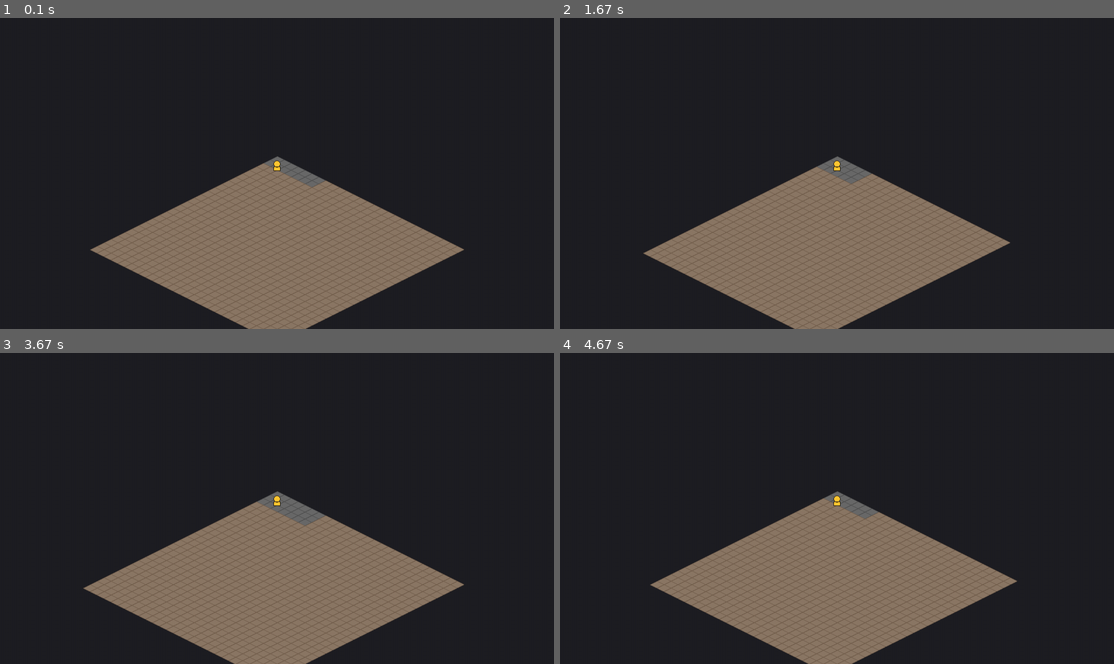
Above: before the commit, frames 1-4 (two rows, left to right).
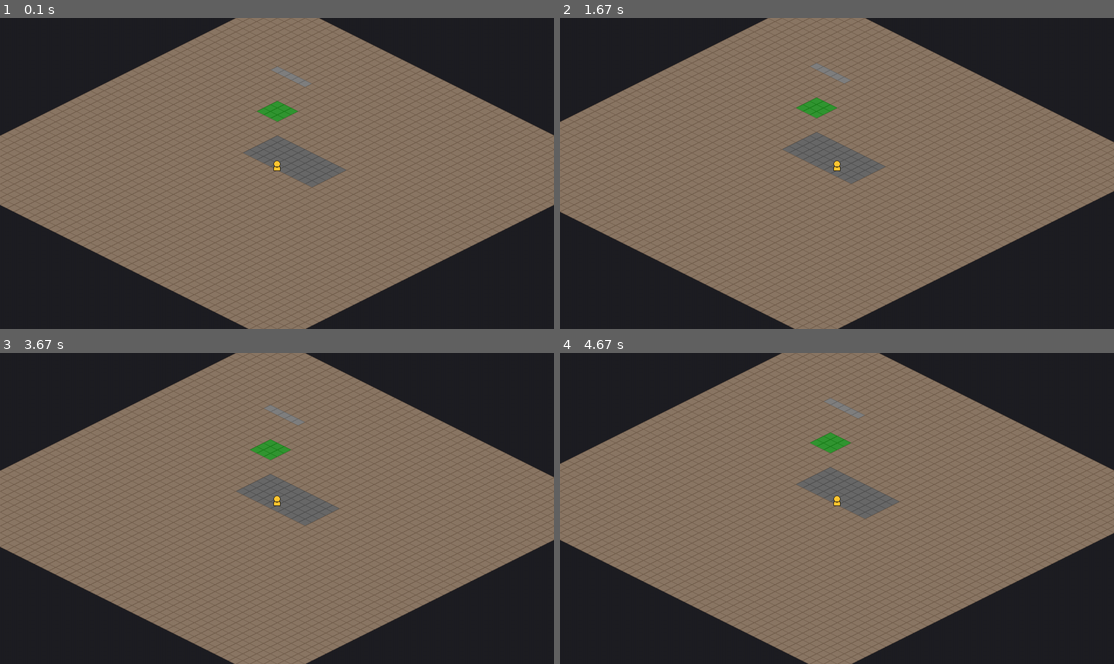
Above: after the commit, the same moments.

Repository: BarzinL/IsoTalia
Game: pygame game, started from main.py
Same seed, same stepped clock (60 frames per second), same inputs: the game is played once before the commit and once after it.
Inputs:
- Up to frame 1 (0.1 s): no input
- Up to frame 2 (1.67 s): hold Right 0.33-0.8 s; hold Up 0.83-1.3 s; hold Right from 1.33 s (still down)
- Up to frame 3 (3.67 s): release Right at 1.8 s; hold Left 1.83-2.37 s; hold Down 2.4-2.87 s; hold Left 2.9-3.37 s; hold Up from 3.4 s (still down)
- Up to frame 4 (4.67 s): release Up at 3.87 s; hold Right 3.9-4.53 s; hold Down from 4.57 s (still down)

The runs differ from the first frame. In frame 1, 46% of the frame differs, in the area x 0-100%, y 0-75%; in frame 2, 46%; in frame 3, 45%; in frame 4, 47%.

Commit message:
Fix asymmetric tile rendering in isometric view
- Replace rectangular viewport bounds with proper isometric-aware calculation
- Update render data parameters to use correct viewport bounds
- Add debug visualization for viewport bounds
- Ensure tiles render consistently in all directions (NE-NW and SE-SW)

Diff:
--- a/core/world/tile_map.py
+++ b/core/world/tile_map.py
@@ -99,13 +99,13 @@
         """
         render_list = []
 
-        # Add some padding to ensure we render all visible tiles
-        padding = 2
+        # The camera_x and camera_y now represent the top-left corner of the viewport
+        # view_width and view_height represent the dimensions of the viewport
 
-        start_x = max(0, camera_x - padding)
-        end_x = min(self.width, camera_x + view_width + padding)
-        start_y = max(0, camera_y - padding)
-        end_y = min(self.height, camera_y + view_height + padding)
+        start_x = max(0, camera_x)
+        end_x = min(self.width, camera_x + view_width)
+        start_y = max(0, camera_y)
+        end_y = min(self.height, camera_y + view_height)
 
         for x in range(start_x, end_x):
             for y in range(start_y, end_y):
--- a/main.py
+++ b/main.py
@@ -142,8 +142,8 @@
         view_height = max_y - min_y
 
         render_data = self.game_state.get_render_data(
-            camera_x=int(self.renderer.camera.x),
-            camera_y=int(self.renderer.camera.y),
+            camera_x=min_x,
+            camera_y=min_y,
             view_width=view_width,
             view_height=view_height
         )
--- a/rendering/isometric.py
+++ b/rendering/isometric.py
@@ -168,16 +168,39 @@
 
     def get_visible_bounds(self) -> Tuple[int, int, int, int]:
         """
-        Get approximate world bounds of visible area.
-        Returns (min_x, min_y, max_x, max_y) with padding.
-        """
-        # Rough estimate - tiles in view
-        tiles_wide = (self.screen_width // self.tile_width) + 4
-        tiles_high = (self.screen_height // self.tile_height) + 4
-
-        min_x = int(self.x - tiles_wide // 2)
-        max_x = int(self.x + tiles_wide // 2)
-        min_y = int(self.y - tiles_high // 2)
-        max_y = int(self.y + tiles_high // 2)
+        Get world bounds of visible area for isometric projection.
+        Returns (min_x, min_y, max_x, max_y) with proper padding.
+        """
+        # Create a converter for calculations
+        converter = IsometricConverter(self.tile_width, self.tile_height)
+
+        # Get camera center position in screen coordinates
+        cam_screen_x, cam_screen_y = converter.world_to_screen(int(self.x), int(self.y), 0)
+
+        # Calculate screen corners relative to camera center
+        screen_corners = [
+            (-self.screen_width // 2, -self.screen_height // 2),  # Top-left
+            (self.screen_width // 2, -self.screen_height // 2),   # Top-right
+            (self.screen_width // 2, self.screen_height // 2),    # Bottom-right
+            (-self.screen_width // 2, self.screen_height // 2)    # Bottom-left
+        ]
+
+        # Convert screen corners to world coordinates
+        world_coords = []
+        for corner_x, corner_y in screen_corners:
+            # Adjust for camera position
+            screen_x = cam_screen_x + corner_x
+            screen_y = cam_screen_y + corner_y
+
+            # Convert to world coordinates
+            world_x, world_y = converter.screen_to_world(screen_x, screen_y, 0)
+            world_coords.append((world_x, world_y))
+
+        # Find bounds with padding
+        padding = 2  # Add some padding to ensure edge tiles are included
+        min_x = min(coord[0] for coord in world_coords) - padding
+        max_x = max(coord[0] for coord in world_coords) + padding
+        min_y = min(coord[1] for coord in world_coords) - padding
+        max_y = max(coord[1] for coord in world_coords) + padding
 
         return (min_x, min_y, max_x, max_y)
--- a/rendering/pygame_renderer.py
+++ b/rendering/pygame_renderer.py
@@ -168,6 +168,36 @@
             self.screen.blit(text_surface, (10, y_offset))
             y_offset += 20
 
+        # Render viewport bounds visualization
+        self._render_debug_bounds(render_data)
+
+    def _render_debug_bounds(self, render_data: dict):
+        """Render debug visualization of viewport bounds."""
+        min_x, min_y, max_x, max_y = self.camera.get_visible_bounds()
+
+        # Draw corners of the calculated bounds
+        corners = [
+            (min_x, min_y), (max_x, min_y),
+            (max_x, max_y), (min_x, max_y)
+        ]
+
+        for world_x, world_y in corners:
+            screen_x, screen_y = self.camera.world_to_screen_with_camera(
+                world_x, world_y, 0, self.iso_converter
+            )
+            pygame.draw.circle(self.screen, (255, 0, 0), (int(screen_x), int(screen_y)), 5)
+
+        # Draw bounds rectangle
+        corner_points = []
+        for world_x, world_y in corners:
+            screen_x, screen_y = self.camera.world_to_screen_with_camera(
+                world_x, world_y, 0, self.iso_converter
+            )
+            corner_points.append((int(screen_x), int(screen_y)))
+
+        if len(corner_points) >= 3:
+            pygame.draw.polygon(self.screen, (255, 0, 0), corner_points, 1)
+
     def center_camera_on(self, world_x: int, world_y: int):
         """Center camera on world position."""
         self.camera.center_on(world_x, world_y)
